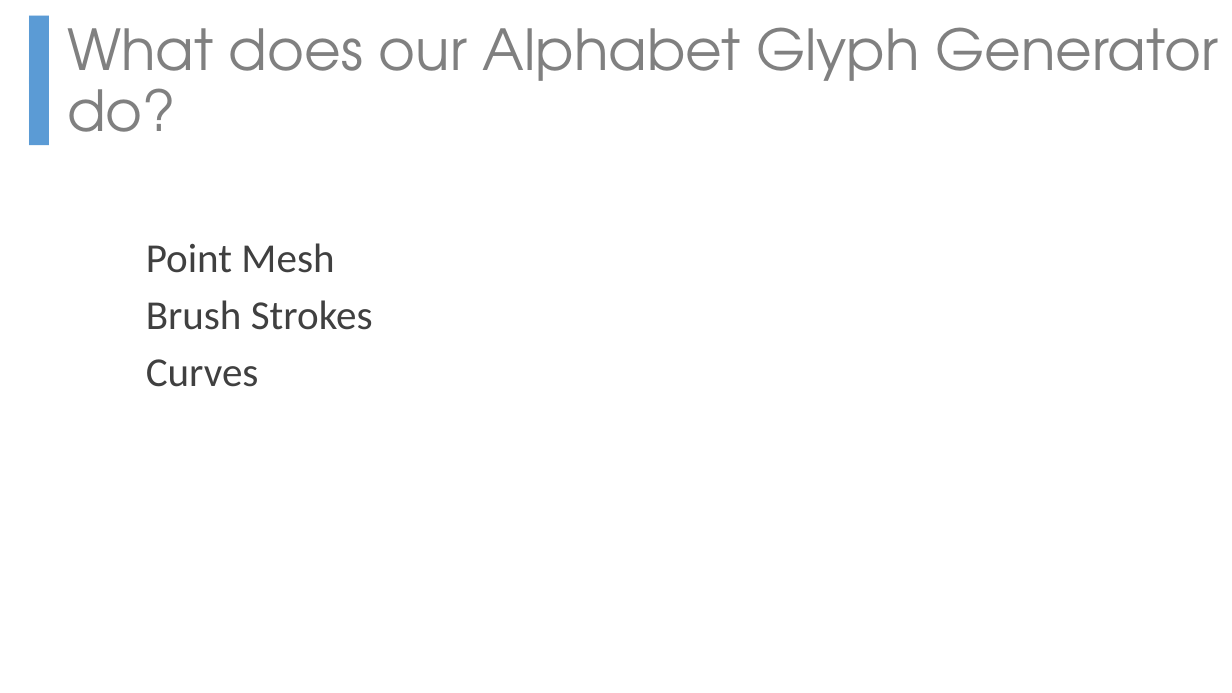
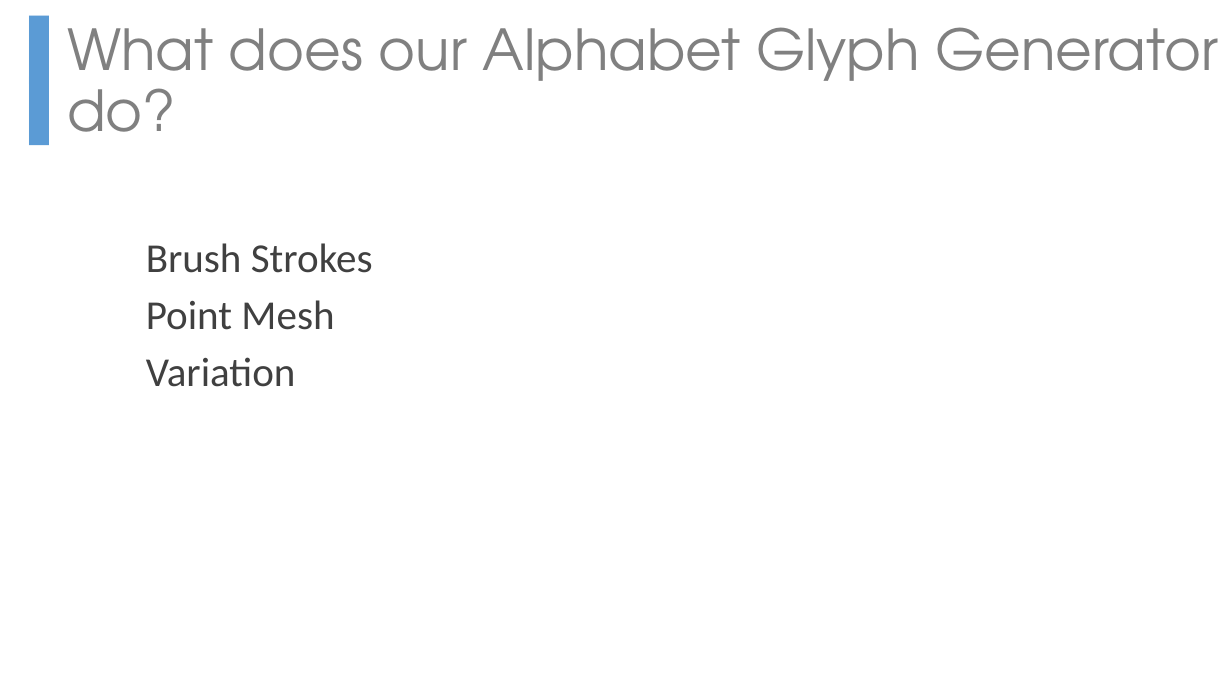
Before and after one commit to undefinist/glyphgen, a slide deck: slide 4 of WilliamYoong_JacobLim_MalodyHoe_CS380PPT.pptx. Drawn at 1232x693 pixels with LibreOffice and Linux fonts; fonts in the diff are those of the drawing. Boxes give left, top, right and bottom in pixels: in the first picture for what was removed or moved away, otherwise in the second. Text is boxed around its words. In the diff, an @@ line names an element or a change of style, - is before the commit and + after.

```diff
--- a/WilliamYoong_JacobLim_MalodyHoe_CS380PPT.pptx
+++ b/WilliamYoong_JacobLim_MalodyHoe_CS380PPT.pptx
@@ text at <box>146,243,373,273</box>: paragraph added @@
+Brush Strokes
@@ text at <box>146,357,296,387</box>: text changed @@
-Brush Strokes
-Curves
+Variation
```
Also in this commit, not shown: 1 slide removed.
